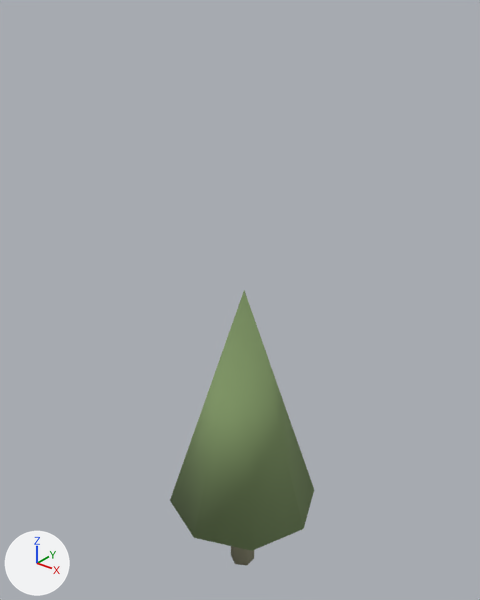
A saved change to the glTF model prototype/assets/models/terrain/ambient_tree_0.glb.
Camera for both pictures: a 50 mm camera at (3.24, -4.05, 5.51) aimed at (-0.09, 0.11, 2.93). Arrows for +X, +Y and +Z are at lower left; the lights stay in place. The older version comes first.

The older version as bpy lines, for what is in view:
```python
me_ambient_tree_0_mesh = bpy.data.meshes.new('ambient_tree_0_mesh')
me_ambient_tree_0_mesh.from_pydata(...)  # 21 vertices, 34 faces; spans x -0.68..0.77, y -0.74..0.72, z 0.0..3.1
# faces by material slot: [20, 14]
me_ambient_tree_0_mesh.materials.append(mat_ambient_tree_0_structural_mat)  # yellow #959479
me_ambient_tree_0_mesh.materials.append(mat_ambient_tree_0_armor_mat)  # green #809765
ob_ambient_tree_0 = bpy.data.objects.new('ambient_tree_0', me_ambient_tree_0_mesh)
ob_ambient_tree_0.location = (0.0, 0.0, 0.0)
```
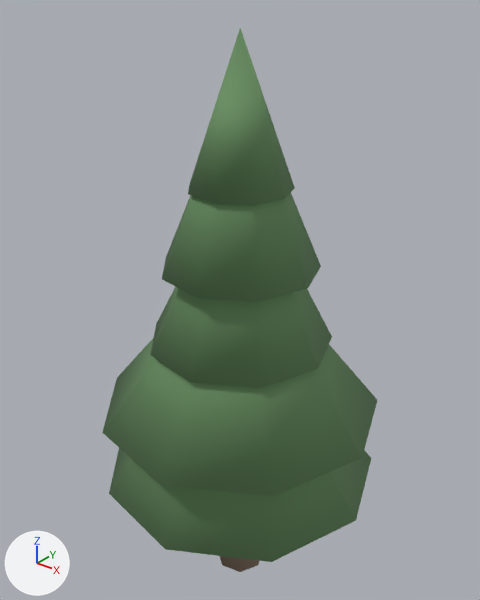
Patch to the scene script:
```diff
--- a/prototype/assets/models/terrain/ambient_tree_0.glb.py
+++ b/prototype/assets/models/terrain/ambient_tree_0.glb.py
@@ mat_ambient_tree_0_mat0 @@
+mat_ambient_tree_0_mat0 = principled_material('ambient_tree_0_mat0')
+mat_ambient_tree_0_mat0.base_color = (0.28, 0.2, 0.14)  # brown #907c69
+mat_ambient_tree_0_mat0.roughness = 0.95
@@ mat_ambient_tree_0_mat1 @@
+mat_ambient_tree_0_mat1 = principled_material('ambient_tree_0_mat1')
+mat_ambient_tree_0_mat1.base_color = (0.14, 0.28, 0.12)  # green #699061
+mat_ambient_tree_0_mat1.roughness = 0.85
@@ me_ambient_tree_0_mesh @@
 # used by ob_ambient_tree_0; location = (0.0, 0.0, 0.0)
-me_ambient_tree_0_mesh.from_pydata(...)  # 21 vertices, 34 faces; spans x -0.68..0.77, y -0.74..0.72, z 0.0..3.1
-me_ambient_tree_0_mesh.materials.append(mat_ambient_tree_0_structural_mat)  # yellow #959479
-me_ambient_tree_0_mesh.materials.append(mat_ambient_tree_0_armor_mat)  # green #809765
+me_ambient_tree_0_mesh.from_pydata(...)  # 96 vertices, 168 faces; spans x -1.21..1.29, y -1.27..1.27, z 0.0..5.18
+# me_ambient_tree_0_mesh part 1: a new loose piece, a 7-sided cut cone along z (radius 0.24 at the low end, 0.13 at the high end) spanning x -0.22..0.24, y -0.23..0.23, z 0.0..1.42, in mat_ambient_tree_0_mat0 (brown #907c69)
+# me_ambient_tree_0_mesh part 2: a new loose piece, a 9-sided cut cone along z (radius 1.29 at the low end, 0.32 at the high end) spanning x -1.21..1.29, y -1.27..1.27, z 1.25..2.45, in mat_ambient_tree_0_mat1 (green #699061)
+# me_ambient_tree_0_mesh part 3: a new loose piece, a 9-sided cut cone along z (radius 1.29 at the low end, 0.32 at the high end) spanning x -1.21..1.29, y -1.27..1.27, z 1.94..3.13, in mat_ambient_tree_0_mat1 (green #699061)
+# me_ambient_tree_0_mesh part 4: a new loose piece, a 9-sided cut cone along z (radius 0.82 at the low end, 0.21 at the high end) spanning x -0.77..0.82, y -0.81..0.81, z 2.62..3.81, in mat_ambient_tree_0_mat1 (green #699061)
+# me_ambient_tree_0_mesh part 5: a new loose piece, a 9-sided cut cone along z (radius 0.68 at the low end, 0.17 at the high end) spanning x -0.64..0.68, y -0.67..0.67, z 3.3..4.5, in mat_ambient_tree_0_mat1 (green #699061)
+# me_ambient_tree_0_mesh part 6: a new loose piece, a 9-sided cone pointing to +z spanning x -0.41..0.44, y -0.43..0.43, z 3.99..5.18, in mat_ambient_tree_0_mat1 (green #699061)
+# me_ambient_tree_0_mesh part 7: the loose piece of 12 vertices spanning x -0.06..0.15, y -0.14..0.11, z 0.0..0.84 is deleted
+# me_ambient_tree_0_mesh part 8: the loose piece of 9 vertices spanning x -0.68..0.77, y -0.74..0.72, z 0.84..3.1 is deleted
+me_ambient_tree_0_mesh.materials.append(mat_ambient_tree_0_mat0)  # brown #907c69
+me_ambient_tree_0_mesh.materials.append(mat_ambient_tree_0_mat1)  # green #699061
```

Where the change shows, as pixel boxes [x1, y1, x2, y2] in the pictures (480 x 600 px):
'ambient_tree_0', reshaped (90% wider, 97% taller)
    before: [170, 291, 314, 566]
    after: [102, 28, 377, 572]
part 1 of me_ambient_tree_0_mesh, added
    after: [220, 556, 259, 572]
part 2 of me_ambient_tree_0_mesh, added (green)
    after: [109, 448, 371, 562]
part 3 of me_ambient_tree_0_mesh, added (green)
    after: [102, 339, 377, 497]
part 4 of me_ambient_tree_0_mesh, added (green)
    after: [150, 286, 332, 388]
part 5 of me_ambient_tree_0_mesh, added (green)
    after: [162, 193, 321, 302]
part 6 of me_ambient_tree_0_mesh, added (green)
    after: [188, 28, 295, 205]
part 7 of me_ambient_tree_0_mesh, deleted
    before: [231, 546, 254, 566]
part 8 of me_ambient_tree_0_mesh, deleted (green)
    before: [170, 291, 314, 551]
